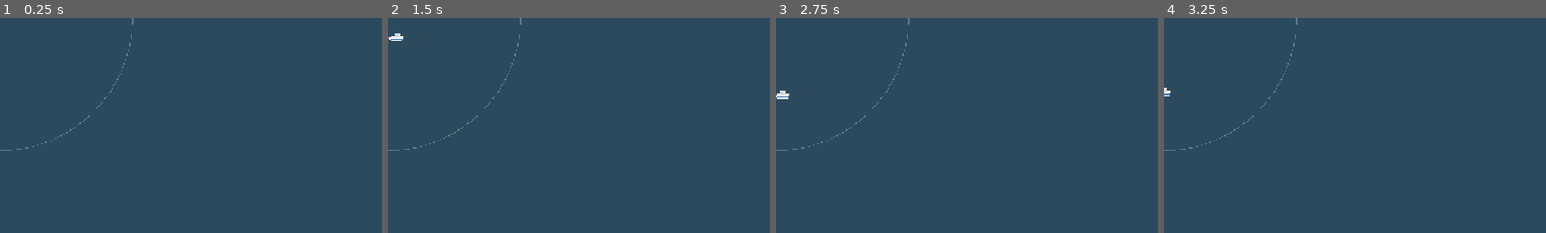
Above: before the commit, frames 1-4 (left to right).
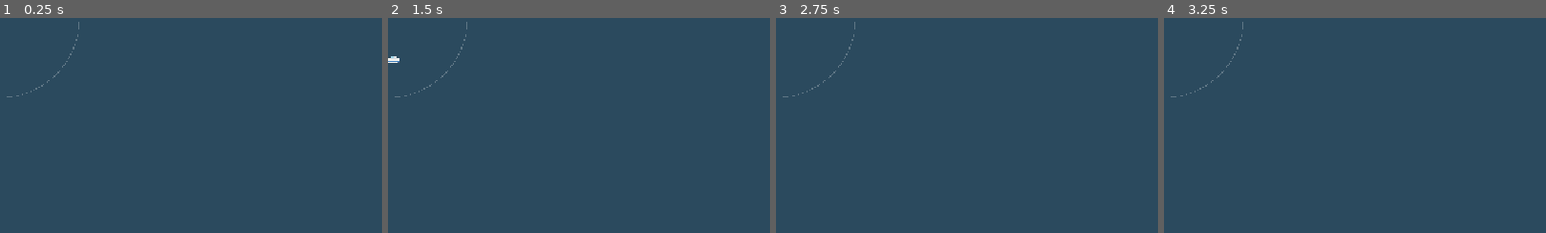
Above: after the commit, the same moments.

Repository: detronics-apps/ocean-haven
Game: Godot game, scene res://scenes/player/patrol_boat.tscn
Two runs of this game, one before a commit and one after it. Both use one fixed random seed, a clock stepped at 60 frames per second and the inputs below. This scene is started directly instead of the project's main scene.
Inputs (mouse positions are % of the whole screen's width and height, from its top left):
- Up to frame 1 (0.25 s): no input
- Up to frame 2 (1.5 s): tap Enter at 0.5 s; move the mouse to (72, 45) at 0.52 s; hold D (move_right) 0.53-1.28 s; hold E (interact) 0.53-1.28 s; click (72, 45) at 0.67 s; move the mouse to (30, 55) at 1.27 s; hold S (move_down) from 1.28 s (still down); tap E (interact) at 1.35 s
- Up to frame 3 (2.75 s): move the mouse to (60, 28) at 2.02 s; release S (move_down) at 2.03 s; hold D (move_right) from 2.03 s (still down); hold E (interact) from 2.03 s (still down)
- Up to frame 4 (3.25 s): tap Space at 2.75 s; move the mouse to (45, 70) at 2.77 s; release D (move_right) at 2.78 s; release E (interact) at 2.78 s; hold W (move_up) from 2.78 s (still down); tap E (interact) at 2.85 s; click (45, 70) at 2.92 s
The pictures show only the part of the screen within x 0-50%, y 0-50%; the shares and areas given below are measured in that part.

The runs differ from the first frame. In frame 1, 0.3% of the frame differs, in the area x 0-35%, y 0-62%; in frame 2, 0.4%; in frame 3, 0.4%; in frame 4, 0.3%.

Commit message:
Patrol boats upgrade (3 levels): the patrol area grows 120 -> 160 -> 200 px
Co-Authored-By: Claude Opus 5.5 <noreply@anthropic.com>
Claude-Session: https://claude.ai/code/session_01TgTuR8CE1ck28M9f6vukjR

Diff:
--- a/data/buildings/patrol_boat.tres
+++ b/data/buildings/patrol_boat.tres
@@ -8,7 +8,7 @@
 script = ExtResource("1_h2gec")
 id = &"patrol_boat"
 display_name = "Patrol Boat"
-description = "Place a buoy in the sea: a patrol boat sets out from your dock and collects the litter that washes into that area. Dolphins keep away from busy boats: patrol away from their waters."
+description = "Place a buoy in the sea: a patrol boat sets out from your dock and collects the litter that washes into that area. Upgrade it to patrol a bigger area. Dolphins keep away from busy boats: patrol away from their waters."
 order = 4
 texture = ExtResource("3_1iptj")
 size = Vector2i(1, 1)
@@ -23,3 +23,7 @@
 category = &"sea"
 storm_proof = true
 max_count = 6
+max_tier = 3
+upgrade_funding = 80
+upgrade_items = Dictionary[StringName, int]({&"wood": 2})
+range_per_tier = PackedFloat32Array(120, 160, 200)
--- a/scripts/buildings/building.gd
+++ b/scripts/buildings/building.gd
@@ -307,7 +307,9 @@
 	BuildMode.pay(data.upgrade_funding, 0, data.upgrade_items)
 	tier += 1
 	var better := "pays %d funding per piece" % recycle_value()
-	if data.animal_capacity > 0:
+	if not data.range_per_tier.is_empty():
+		better = "patrols %d px around its buoy" % roundi(data.range_per_tier[mini(tier, data.range_per_tier.size()) - 1])
+	elif data.animal_capacity > 0:
 		better = "holds %d turtles" % capacity()
 	elif data.storage > 0:
 		better = "stores %d of each" % storage()
--- a/scripts/buildings/building_data.gd
+++ b/scripts/buildings/building_data.gd
@@ -82,6 +82,8 @@
 ## most damaged ones, wherever it's placed. Planting can't beat overgrazing: where urchins
 ## are too many, the kelp still declines.
 @export var restores_beds := 0
+## How far it reaches at each upgrade tier (e.g. a patrol boat's area: 120, 160, 200 px).
+@export var range_per_tier: PackedFloat32Array = []
 ## Offers "Demolish" (conservation structures that can unbalance an island), returning
 ## half its wood.
 @export var demolishable := false
--- a/scripts/player/patrol_boat.gd
+++ b/scripts/player/patrol_boat.gd
@@ -4,7 +4,8 @@
 ## cruises to random spots in its area and collects floating litter that washes
 ## in there, quietly, into the ranger's inventory. Stays on the water.
 
-@export var radius := 200.0
+## Its patrol area; grows with its buoy's upgrades (BuildingData.range_per_tier).
+@export var radius := 120.0
 @export var speed := 70.0
 
 var _target := Vector2.ZERO
@@ -25,6 +26,12 @@
 
 
 func _process(delta: float) -> void:
+	var buoy := get_parent() as Building
+	if buoy and not buoy.data.range_per_tier.is_empty():
+		var reach := buoy.data.range_per_tier[clampi(buoy.tier, 1, buoy.data.range_per_tier.size()) - 1]
+		if reach != radius:
+			radius = reach
+			queue_redraw()
 	var litter := _nearest_litter()
 	if litter:
 		_target = to_local(litter.global_position)
--- a/tests/test_patrol.gd
+++ b/tests/test_patrol.gd
@@ -85,6 +85,14 @@
 	_expect(turtle.data.boat_shy_distance > 0.0 and turtle.data.boat_shy_distance < 200.0,
 		"turtles keep away from patrol boats too (a bit less than dolphins)")
 
+	# --- Upgrades widen the patrol area: 120, 160, 200 px ---
+	var sizes := []
+	for tier in [1, 2, 3]:
+		buoy.tier = tier
+		await process_frame
+		sizes.append(roundi(boat.radius))
+	_expect(sizes == [120, 160, 200], "upgrading widens its patrol area (%s)" % [sizes])
+
 	# --- Up to 6 patrol boats; but if they leave too little quiet water, they hit turtles ---
 	_expect(patrol.max_count == 6 and load("res://data/buildings/dolphin_viewing_area.tres").max_count == 3,
 		"up to 6 patrol boats and 3 Dolphin Viewing Areas")
@@ -101,9 +109,12 @@
 	for i in 5:
 		var cell: Vector2i = water_cells[(i + 1) * water_cells.size() / 6]
 		build_mode.add_building(patrol, Terrain_cell(ground, cell))
+	for b: Node in get_nodes_in_group("buildings").filter(func(n: Node) -> bool: return n.data.id == &"patrol_boat"):
+		b.tier = 3  # fully upgraded: the widest areas
+	await process_frame
 	await process_frame
 	var free_now: float = share.call()
-	_expect(free_now < spawner.min_free_water, "6 patrol boats round the island leave little quiet water (%d%% free)" % roundi(free_now * 100))
+	_expect(free_now < spawner.min_free_water, "6 fully upgraded patrol boats round the island leave little quiet water (%d%% free)" % roundi(free_now * 100))
 	var hit: Node = spawner.busy_waters(1.0)
 	_expect(hit != null and hit.injured and hit.data.boat_shy_distance > 0.0, "and one hits a turtle or dolphin (hurt, never killed)")
 
